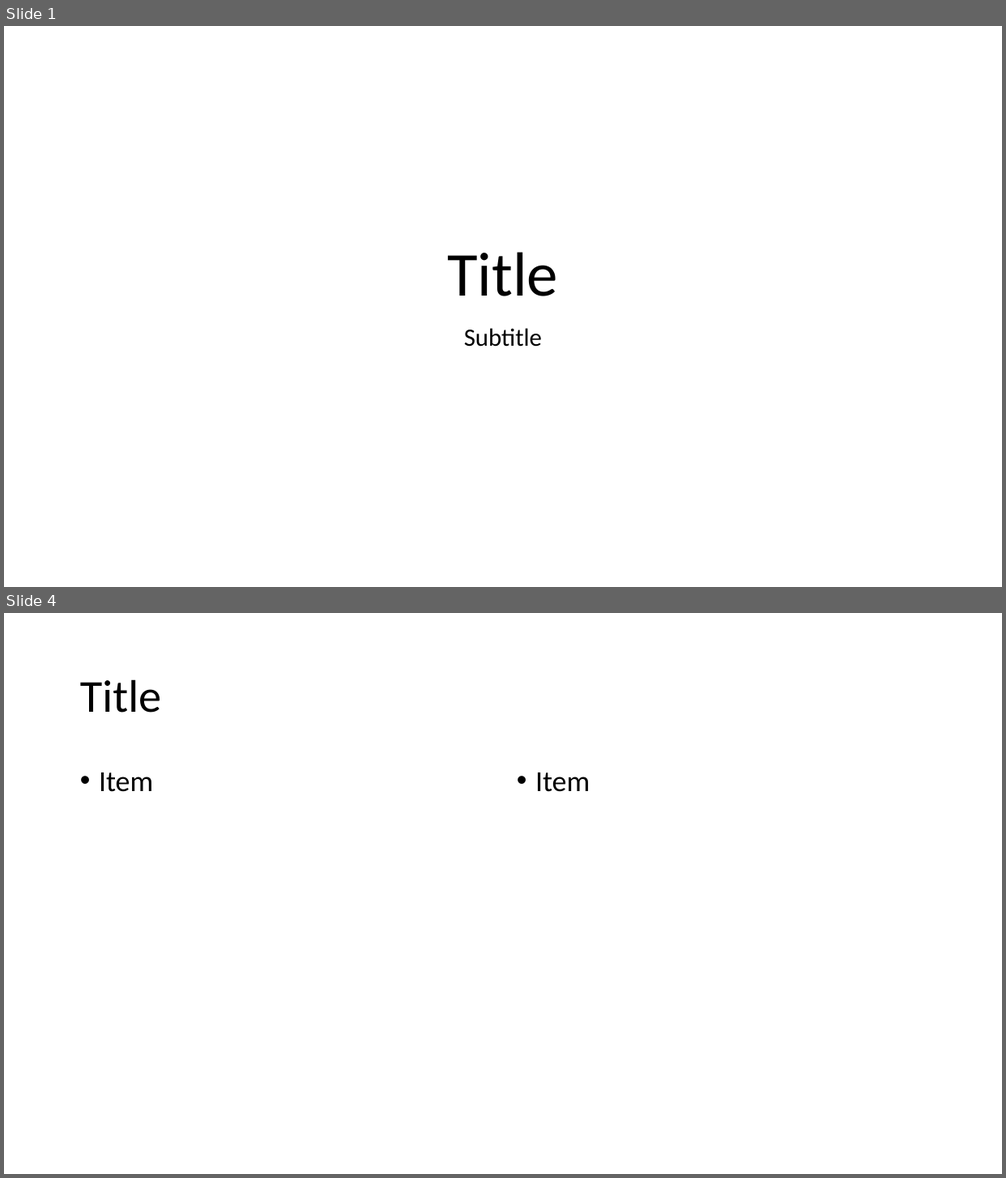
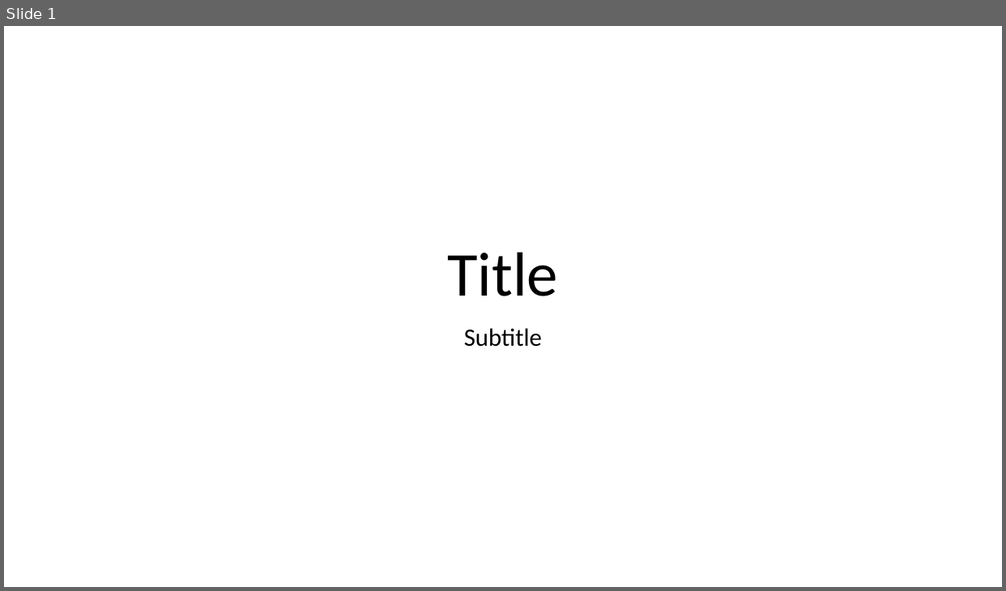
Before and after one commit to paulstothard/fast-pptx, a slide deck: scripts/includes/theme.pptx. Shown one above the other, each under a label of ours: slides 1 and 4 before the commit, slide 1 after it; the slides between them are not shown. The pictures are 1006x1178 and 1006x591 pixels, drawn with LibreOffice and Linux fonts; fonts in the diff are those of the drawing. Boxes give left, top, right and bottom in pixels: in the first picture for what was removed or moved away, otherwise in the second. Text is boxed around its words. In the diff, an @@ line names an element or a change of style, - is before the commit and + after.

```diff
--- a/scripts/includes/theme.pptx
+++ b/scripts/includes/theme.pptx
@@ slide 4 removed at bbox=[4, 613, 1002, 1174], background #FFFFFF @@
@@ title removed at bbox=[80, 679, 161, 713] @@
-Title
@@ text removed at bbox=[99, 773, 153, 792] @@
-• Item
@@ text removed at bbox=[535, 773, 590, 792] @@
-• Item
```
Also in this commit, not shown: 7 other slides removed, 1 other file.
